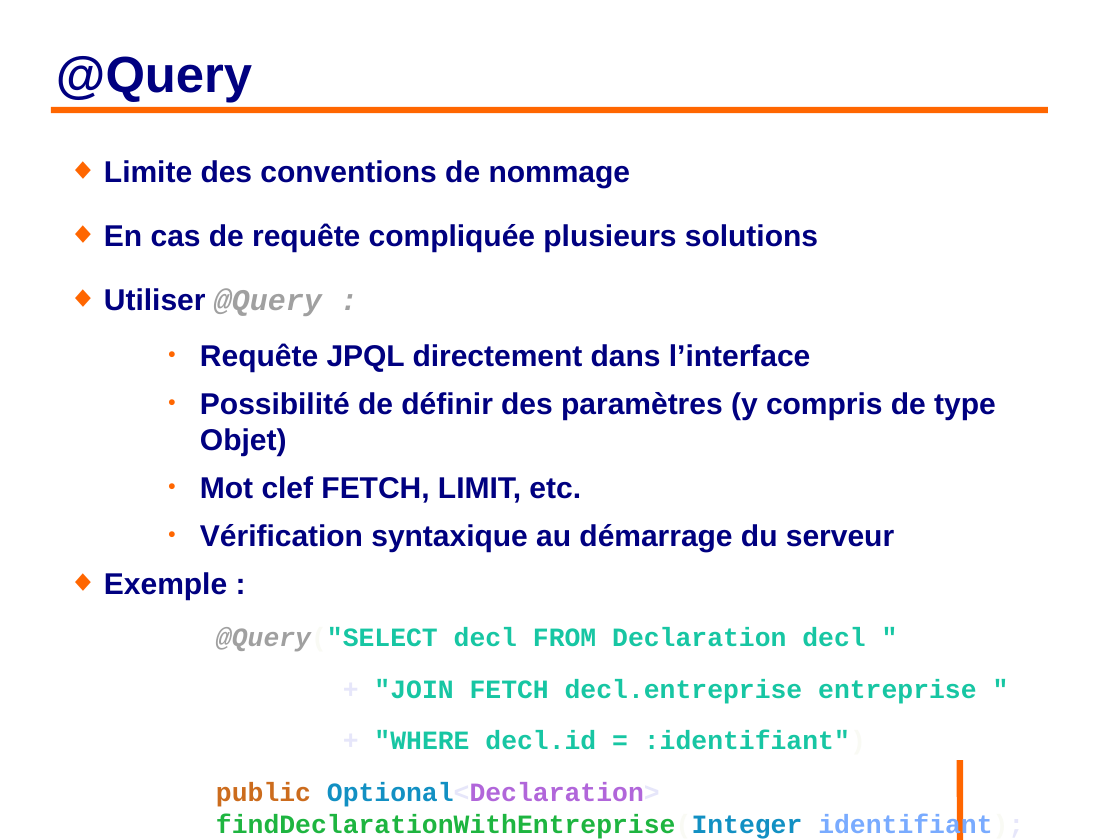
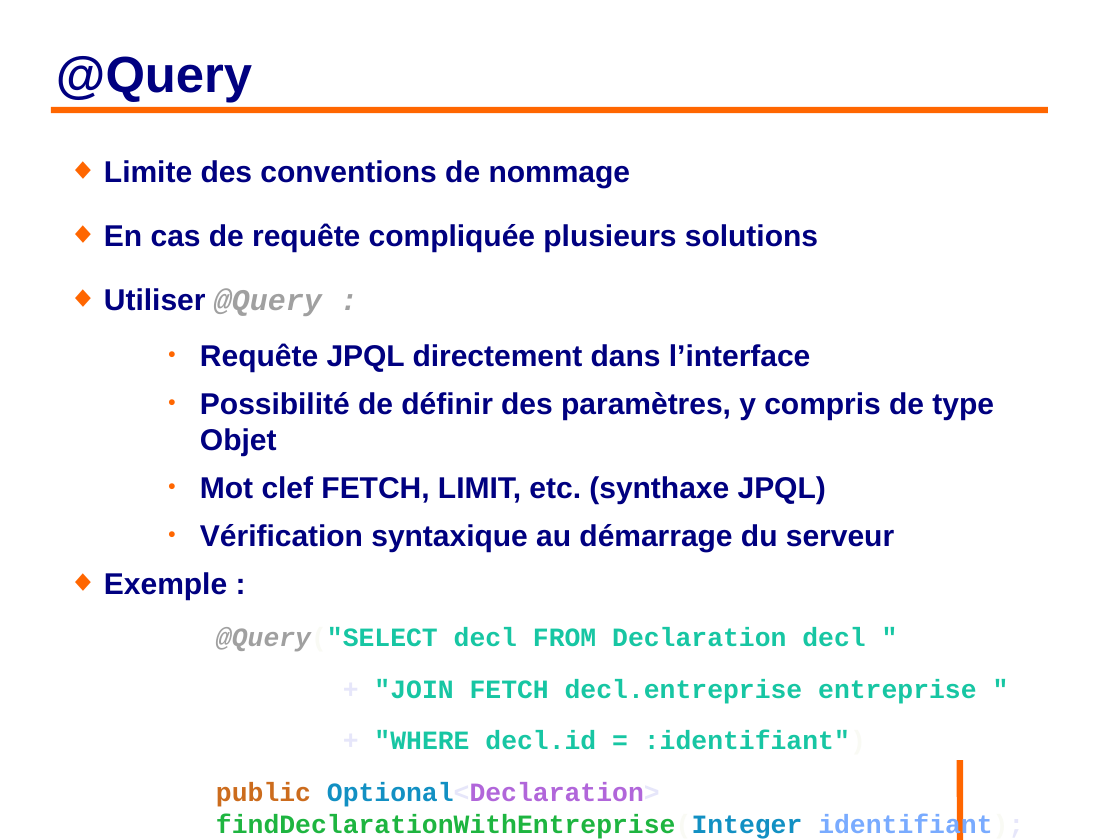
Before and after one commit to philphils/formation-hibernate-avancee, a slide deck: slide 32 of Documentation/diapo_formation_hibernate_avancee.odp. Drawn at 1120x840 pixels with LibreOffice and Linux fonts; fonts in the diff are those of the drawing; background and template pictures are left out. Boxes give left, top, right and bottom in pixels: in the first picture for what was removed or moved away, otherwise in the second. Text is boxed around its words. In the diff, an @@ line names an element or a change of style, - is before the commit and + after.

```diff
--- a/Documentation/diapo_formation_hibernate_avancee.odp
+++ b/Documentation/diapo_formation_hibernate_avancee.odp
@@ text at (200, 392, 994, 504): text changed @@
-    ● Possibilité de définir des paramètres (y compris de type Objet)
-    ● Mot clef FETCH, LIMIT, etc.
+    ● Possibilité de définir des paramètres, y compris de type Objet
+    ● Mot clef FETCH, LIMIT, etc. (synthaxe JPQL)
```
Also in this commit, not shown: 6 other slides changed.
